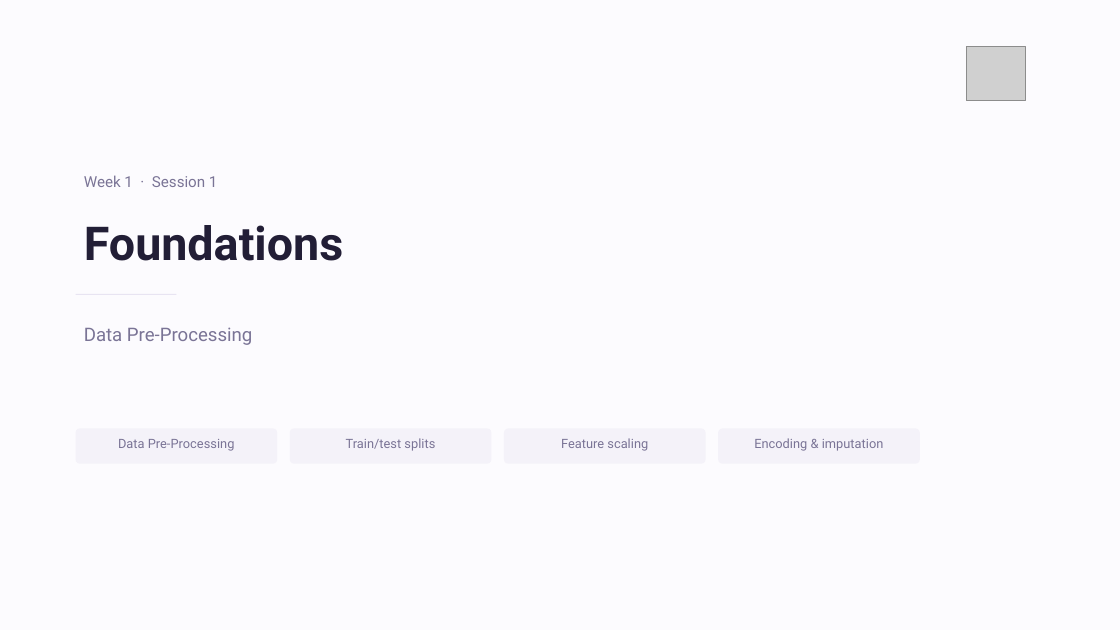
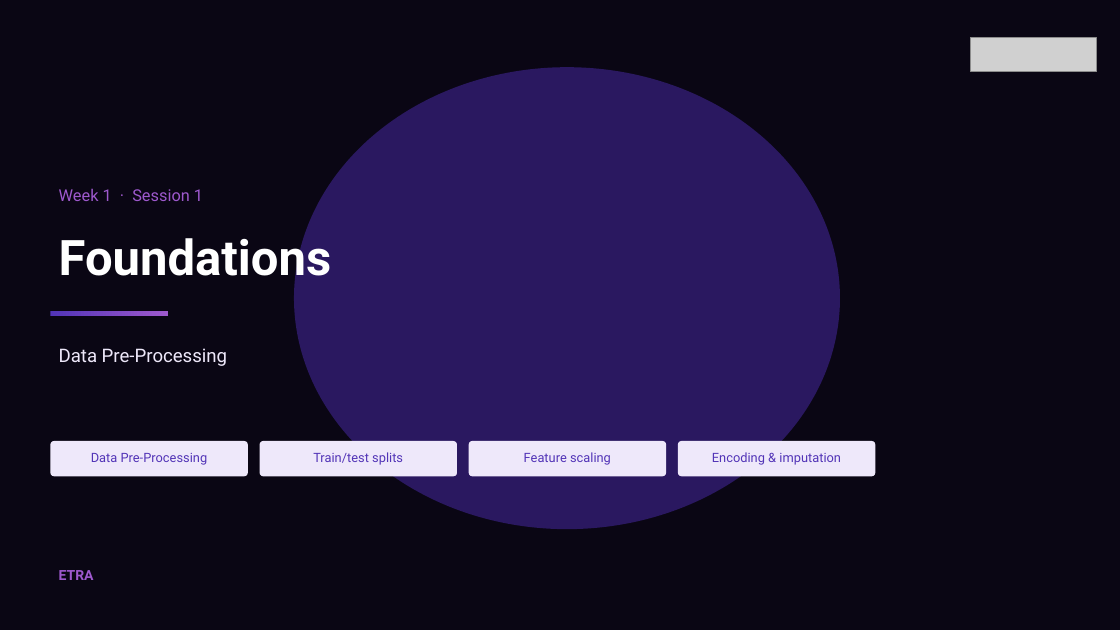
Before and after one commit to iksasa15/AI-ML, a slide deck: slide 3 of web-presentation/pdf-exports/Week1-Session1-Foundations.pptx. Drawn at 1120x630 pixels with LibreOffice and Linux fonts; fonts in the diff are those of the drawing; grey boxes stand for pictures. Boxes give left, top, right and bottom in pixels: in the first picture for what was removed or moved away, otherwise in the second. Text is boxed around its words. In the diff, an @@ line names an element or a change of style, - is before the commit and + after.

Commit message:
feat: update PowerPoint templates and scripts to align with ETRA Design System v1.0, enhancing visual consistency and usability

```diff
--- a/web-presentation/pdf-exports/Week1-Session1-Foundations.pptx
+++ b/web-presentation/pdf-exports/Week1-Session1-Foundations.pptx
@@ background #FCFBFE to #0A0614 @@
@@ picture removed at (x1=966, y1=46, x2=1026, y2=101) @@
@@ picture added at (x1=970, y1=38, x2=1097, y2=71) @@
@@ ellipse added at (x1=294, y1=67, x2=840, y2=529), fill #2A1860 @@
@@ text "Week 1 · Session 1" moved from (x1=84, y1=175, x2=218, y2=187) to (x1=59, y1=189, x2=203, y2=201) @@
@@ text "Week 1 · Session 1" at (x1=59, y1=189, x2=203, y2=201): size 13 to 14 pt, text colour #7A7496 to #9E59CD @@
@@ text "Foundations" moved from (x1=84, y1=225, x2=343, y2=261) to (x1=59, y1=230, x2=332, y2=287) @@
@@ text "Foundations" at (x1=59, y1=230, x2=332, y2=287): size 40 to 42 pt, text colour #221E36 to #FFFFFF @@
@@ rectangle resized from (x1=76, y1=294, x2=176, y2=295) to (x1=50, y1=311, x2=168, y2=316) @@
@@ rectangle at (x1=50, y1=311, x2=168, y2=316): fill #E8E4F2 to gradient #5234B7 to #9E59CD @@
@@ text "Data Pre-Processing" moved from (x1=84, y1=327, x2=252, y2=345) to (x1=59, y1=348, x2=227, y2=366) @@
@@ text "Data Pre-Processing" at (x1=59, y1=348, x2=227, y2=366): text colour #7A7496 to #EEE8FA @@
@@ text "Data Pre-Processing" moved from (x1=118, y1=439, x2=235, y2=451) to (x1=91, y1=453, x2=208, y2=465) @@
@@ rounded rectangle moved from (x1=76, y1=429, x2=277, y2=464) to (x1=50, y1=441, x2=248, y2=476) @@
@@ text "Train/test splits" moved from (x1=346, y1=438, x2=435, y2=451) to (x1=313, y1=452, x2=403, y2=465) @@
@@ rounded rectangle resized from (x1=290, y1=429, x2=492, y2=464) to (x1=260, y1=441, x2=457, y2=476) @@
@@ text "Feature scaling" moved from (x1=561, y1=438, x2=648, y2=451) to (x1=524, y1=452, x2=611, y2=465) @@
@@ rounded rectangle resized from (x1=504, y1=429, x2=706, y2=464) to (x1=469, y1=441, x2=666, y2=476) @@
@@ text colour #7A7496 to #5234B7 in 4 elements at (x1=91, y1=453, x2=208, y2=465), (x1=313, y1=452, x2=403, y2=465), (x1=524, y1=452, x2=611, y2=465), (x1=712, y1=452, x2=841, y2=465) @@
@@ text "Encoding & imputation" moved from (x1=754, y1=438, x2=884, y2=451) to (x1=712, y1=452, x2=841, y2=465) @@
@@ fill #F4F2F9 to #EEE8FA; proportions changed in 4 elements at (x1=50, y1=441, x2=248, y2=476), (x1=260, y1=441, x2=457, y2=476), (x1=469, y1=441, x2=666, y2=476), (x1=678, y1=441, x2=875, y2=476) @@
@@ rounded rectangle resized from (x1=718, y1=429, x2=920, y2=464) to (x1=678, y1=441, x2=875, y2=476) @@
@@ text added at (x1=59, y1=570, x2=94, y2=580), 12 pt, text #9E59CD, bold @@
+ETRA
```
Also in this commit, not shown: 12 other slides changed, 24 other files.
